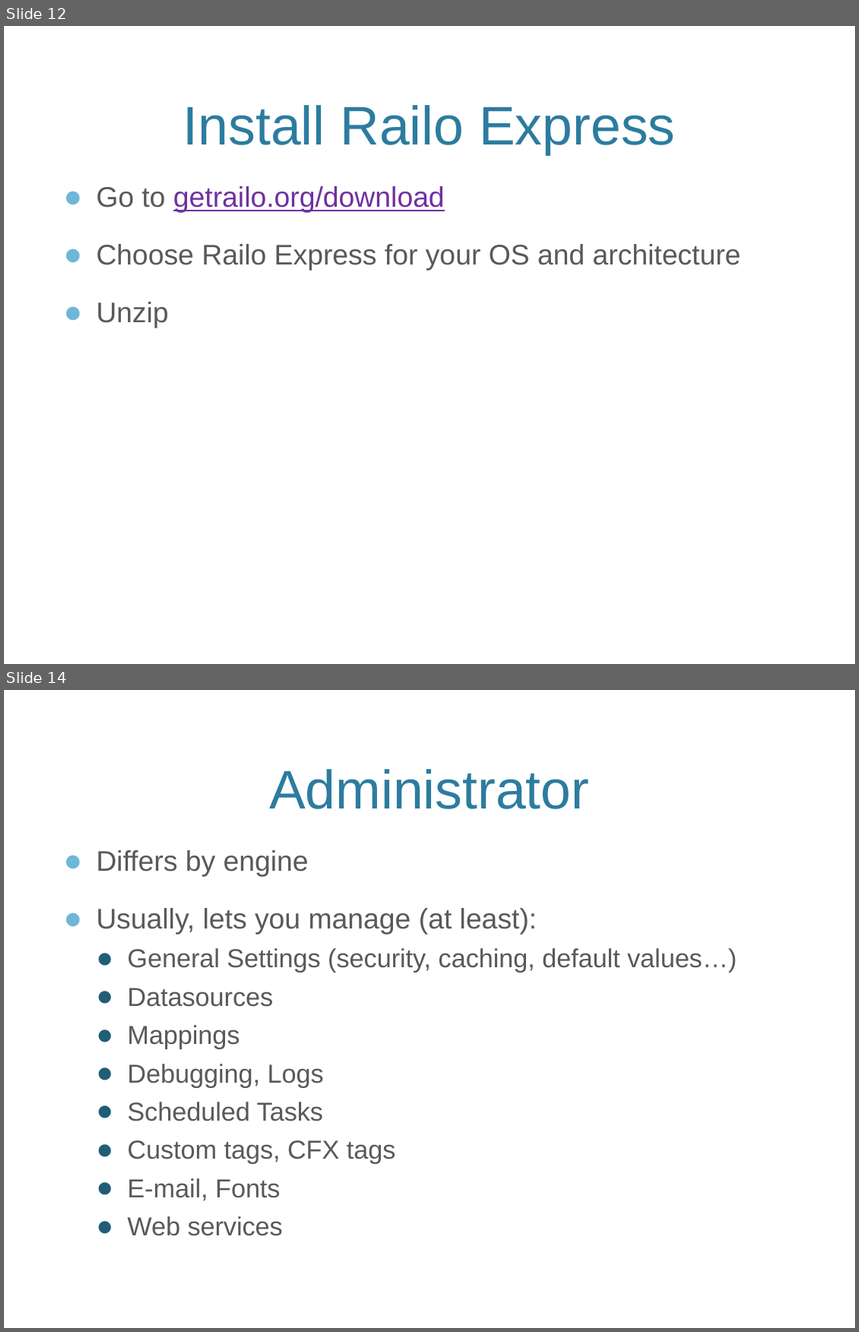
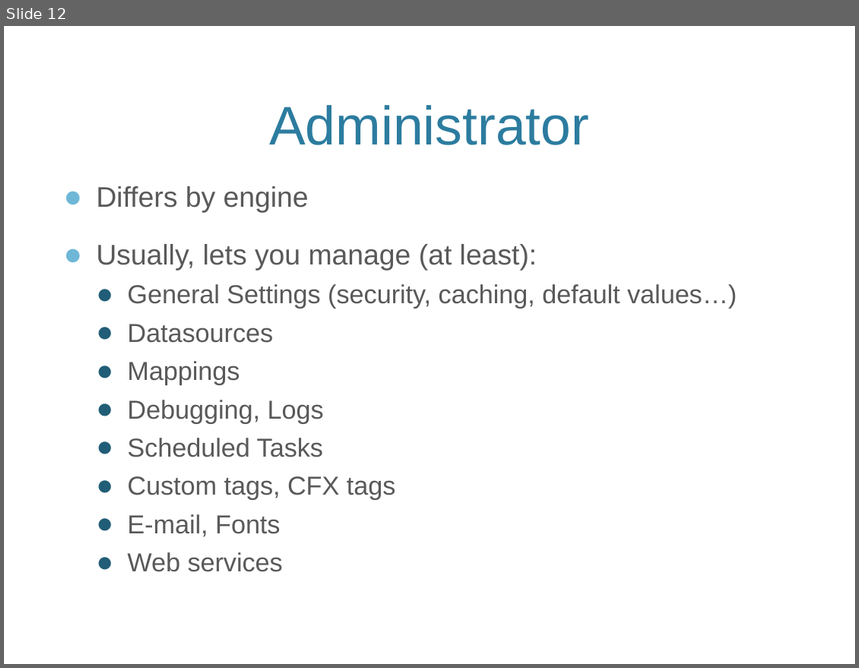
Before and after one commit to awayken/2011sdcodecamp, a slide deck: presentation.pptx. Shown one above the other, each under a label of ours: slides 12 and 14 before the commit, slide 12 after it; the slides between them are not shown. The pictures are 859x1332 and 859x668 pixels, drawn with LibreOffice and Linux fonts; fonts in the diff are those of the drawing; background and template pictures are left out. Boxes give left, top, right and bottom in pixels: in the first picture for what was removed or moved away, otherwise in the second. Text is boxed around its words. In the diff, an @@ line names an element or a change of style, - is before the commit and + after.

Commit message:
Simplified the slides for downloading and running engines.

```diff
--- a/presentation.pptx
+++ b/presentation.pptx
@@ slide 12 removed at [4,26,855,664], background picture (left out) @@
@@ title removed at [183,105,675,155] @@
-Install Railo Express
@@ text removed at [96,186,741,328] @@
-● Go to getrailo.org/download
-● Choose Railo Express for your OS and architecture
-● Unzip
@@ what was slide 14 is now slide 12 @@
```
Also in this commit, not shown: 2 slides changed, 1 other slide removed.
